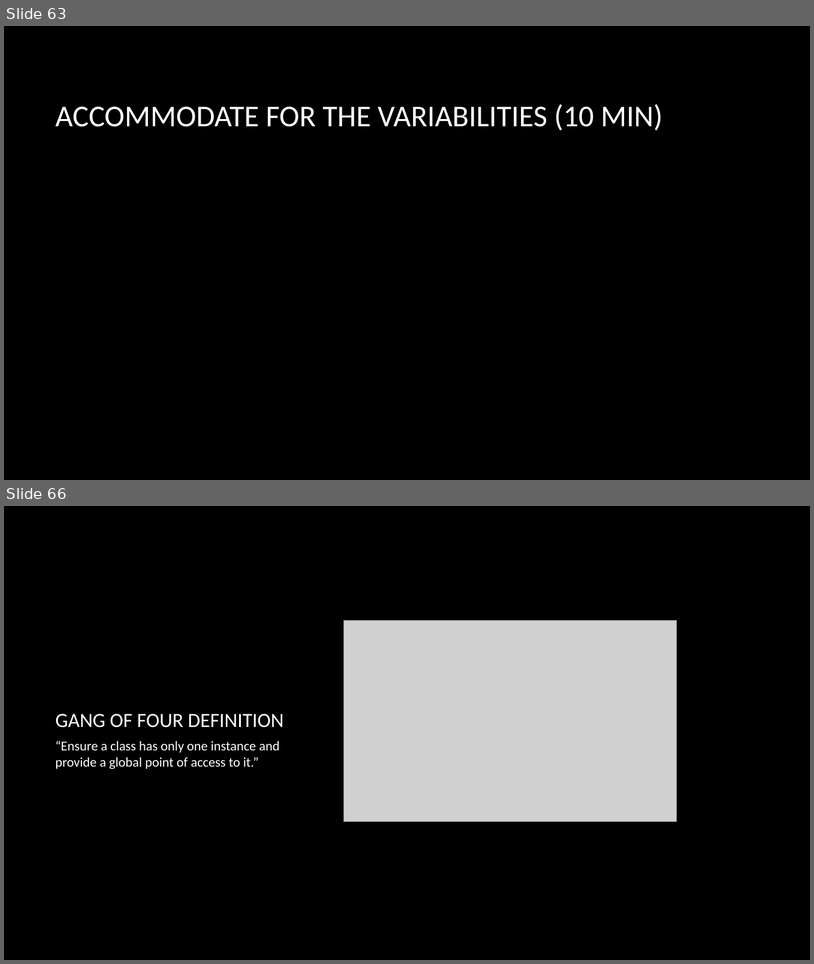
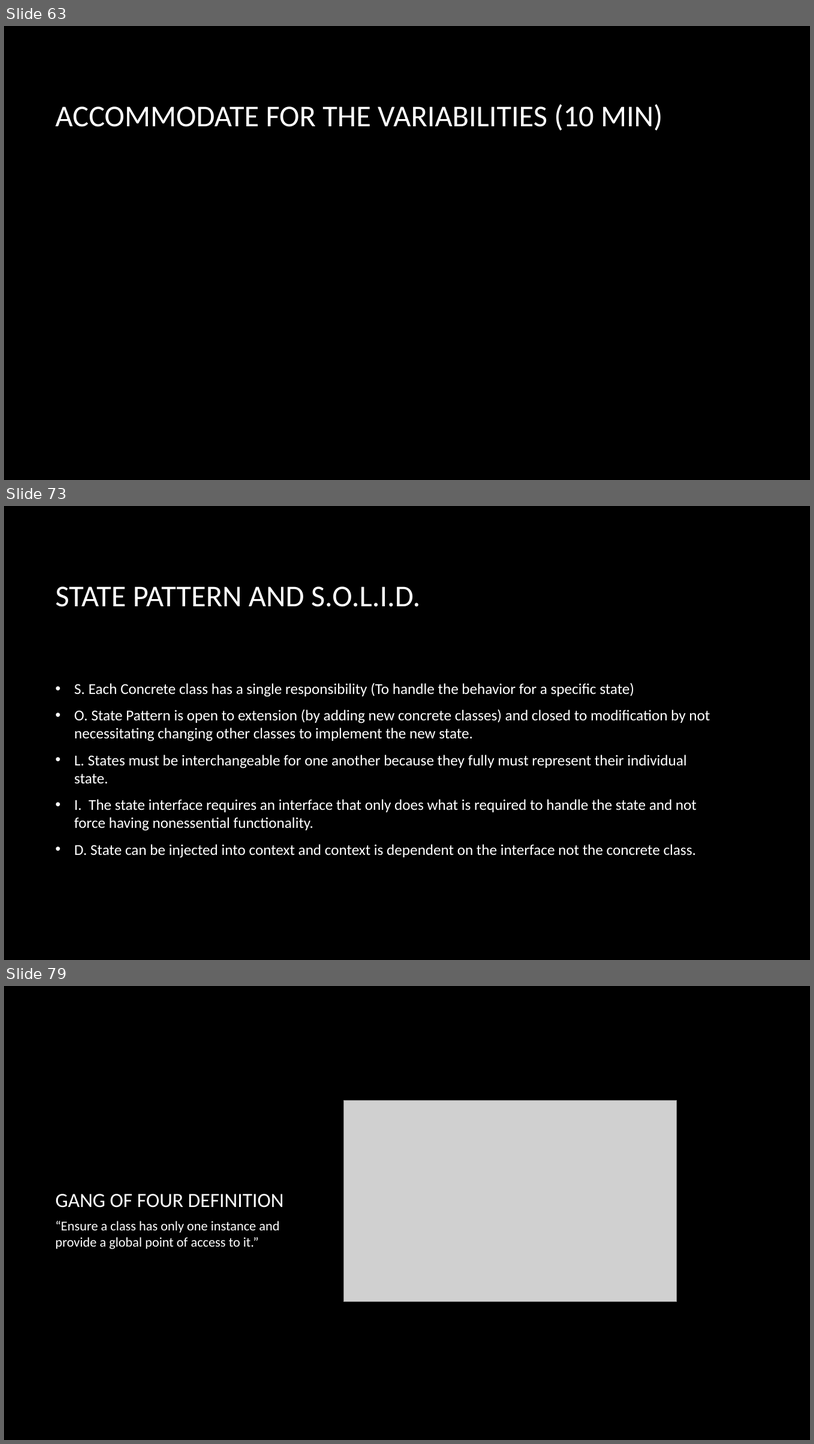
Before and after one commit to dundane/CSC360Demos, a slide deck: CSC360Demo/Design Patterns Slide Show.pptx. Shown one above the other, each under a label of ours: slides 63 and 66 before the commit, slides 63, 73 and 79 after it; the slides between them are not shown. The pictures are 814x964 and 814x1444 pixels, drawn with LibreOffice and Linux fonts; fonts in the diff are those of the drawing; grey boxes stand for pictures; background and template pictures are left out. Boxes give left, top, right and bottom in pixels: in the first picture for what was removed or moved away, otherwise in the second. Text is boxed around its words. In the diff, an @@ line names an element or a change of style, - is before the commit and + after.

Commit message:
State Pattern Demo

```diff
--- a/CSC360Demo/Design Patterns Slide Show.pptx
+++ b/CSC360Demo/Design Patterns Slide Show.pptx
@@ slide 73 added at (x1=4, y1=506, x2=810, y2=960), background picture (left out) @@
@@ title added at (x1=56, y1=586, x2=420, y2=607), 36 pt, text #FFFFFF @@
+STATE PATTERN AND S.O.L.I.D.
@@ text added at (x1=74, y1=682, x2=710, y2=858), 18 pt, text #FFFFFF @@
+• S. Each Concrete class has a single responsibility (To handle the behavior for a specific state)
+• O. State Pattern is open to extension (by adding new concrete classes) and closed to modification by not necessitating changing other classes to implement the new state.
+• L. States must be interchangeable for one another because they fully must represent their individual state.
+• I. The state interface requires an interface that only does what is required to handle the state and not force having nonessential functionality.
+• D. State can be injected into context and context is dependent on the interface not the concrete class.
@@ what was slide 66 is now slide 79 @@
```
Also in this commit, not shown: 14 other slides added, 2 slides removed, 10 other files.
